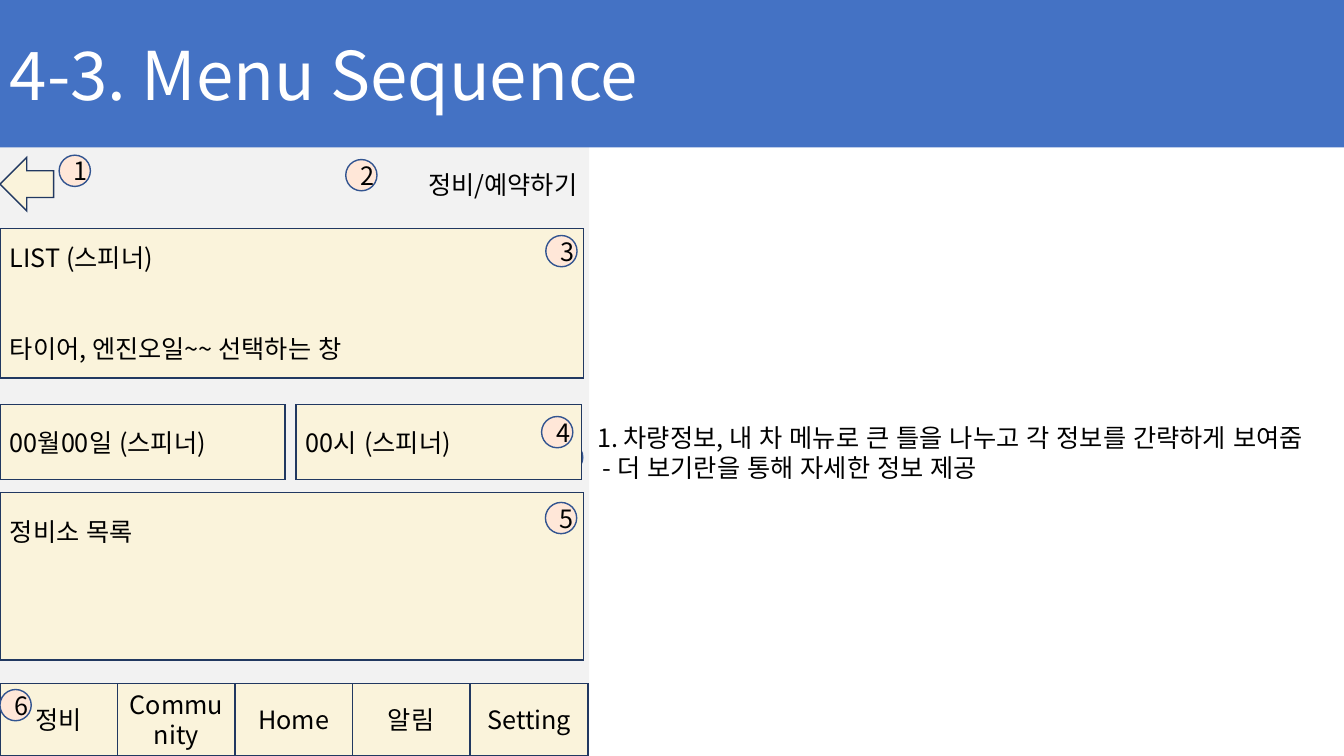
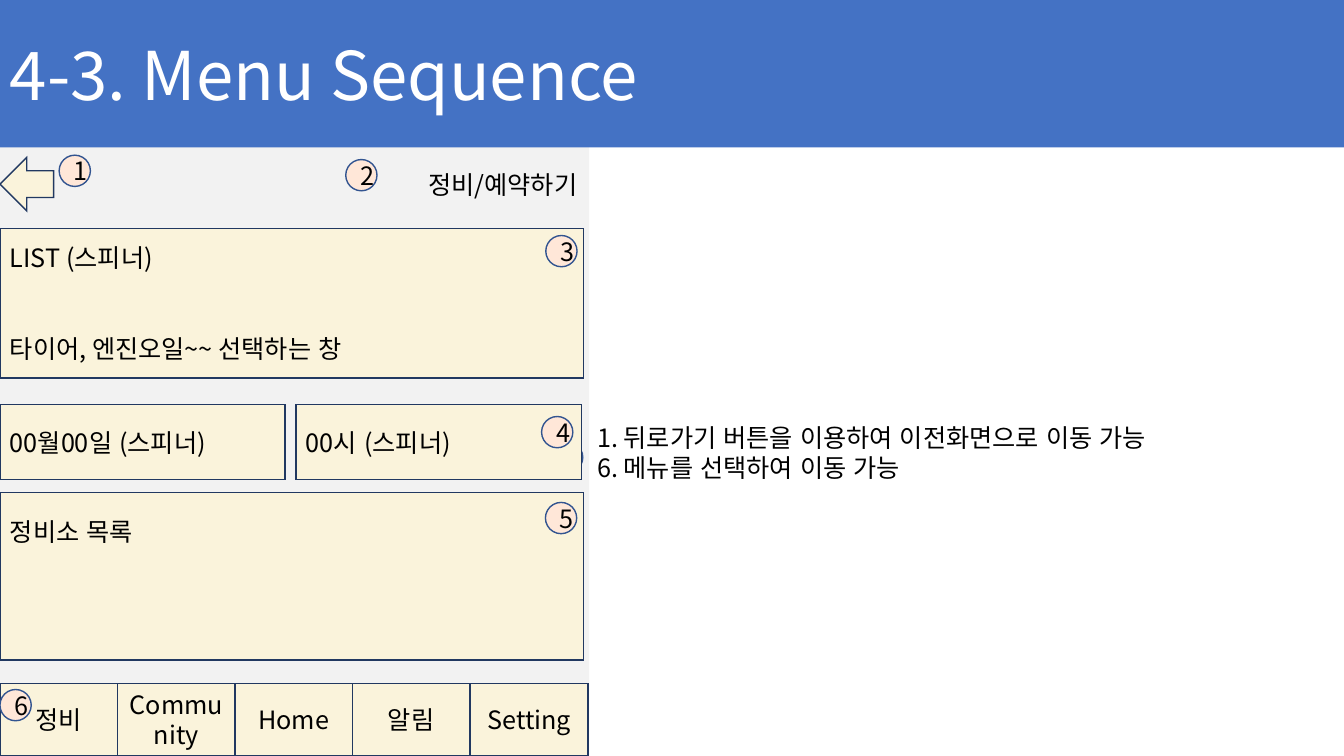
Before and after one commit to ChaeSung-Lee/DJ_InternShip, a slide deck: slide 65 of 2021_Summer/jp.hong/Project_BnC_jph.pptx (slide 64 before the commit). Drawn at 1344x756 pixels with LibreOffice and Linux fonts; fonts in the diff are those of the drawing. Boxes give left, top, right and bottom in pixels: in the first picture for what was removed or moved away, otherwise in the second. Text is boxed around its words. In the diff, an @@ line names an element or a change of style, - is before the commit and + after.

```diff
--- a/2021_Summer/jp.hong/Project_BnC_jph.pptx
+++ b/2021_Summer/jp.hong/Project_BnC_jph.pptx
@@ text at [597,426,1146,479]: text changed @@
-1. 차량정보, 내 차 메뉴로 큰 틀을 나누고 각 정보를 간략하게 보여줌
-- 더 보기란을 통해 자세한 정보 제공
+1. 뒤로가기 버튼을 이용하여 이전화면으로 이동 가능
+6. 메뉴를 선택하여 이동 가능
```
Also in this commit, not shown: 9 other slides changed, 2 slides added.
